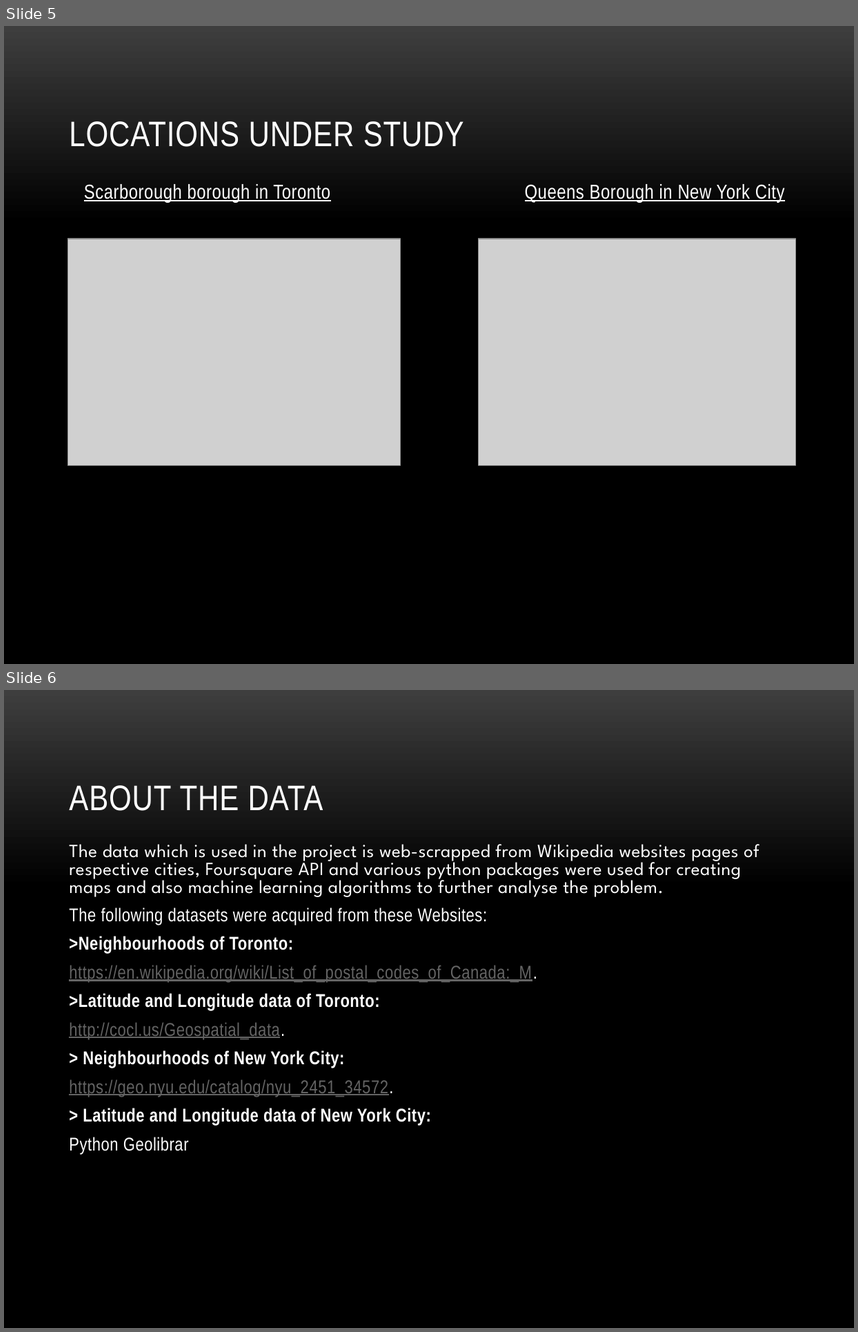
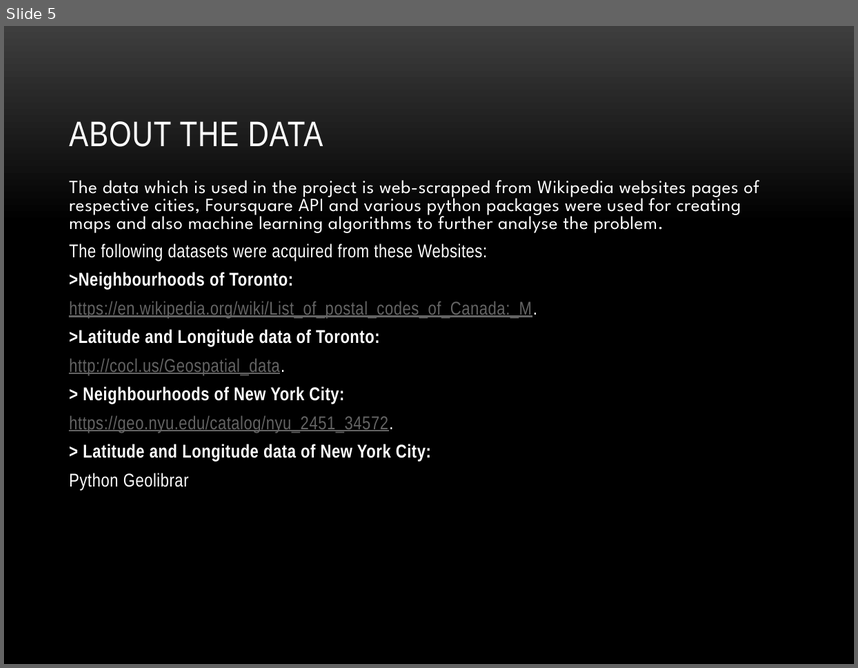
Before and after one commit to Rakesh2001/The-Battle-of-Neighborhoods, a slide deck: project1.pptx. Shown one above the other, each under a label of ours: slides 5 and 6 before the commit, slide 5 after it. The pictures are 858x1332 and 858x668 pixels, drawn with LibreOffice and Linux fonts; fonts in the diff are those of the drawing; grey boxes stand for pictures; background and template pictures are left out. Boxes give left, top, right and bottom in pixels: in the first picture for what was removed or moved away, otherwise in the second. Text is boxed around its words. In the diff, an @@ line names an element or a change of style, - is before the commit and + after.

```diff
--- a/project1.pptx
+++ b/project1.pptx
@@ slide 5 removed at [4,26,854,664], background picture (left out) @@
@@ title removed at [69,121,464,147] @@
-LOCATIONS UNDER STUDY
@@ text removed at [84,184,785,203] @@
-Scarborough borough in Toronto Queens Borough in New York City
@@ picture removed at [67,239,401,466] @@
@@ picture removed at [478,239,795,466] @@
@@ what was slide 6 is now slide 5 @@
```
Also in this commit, not shown: 1 slide changed.
